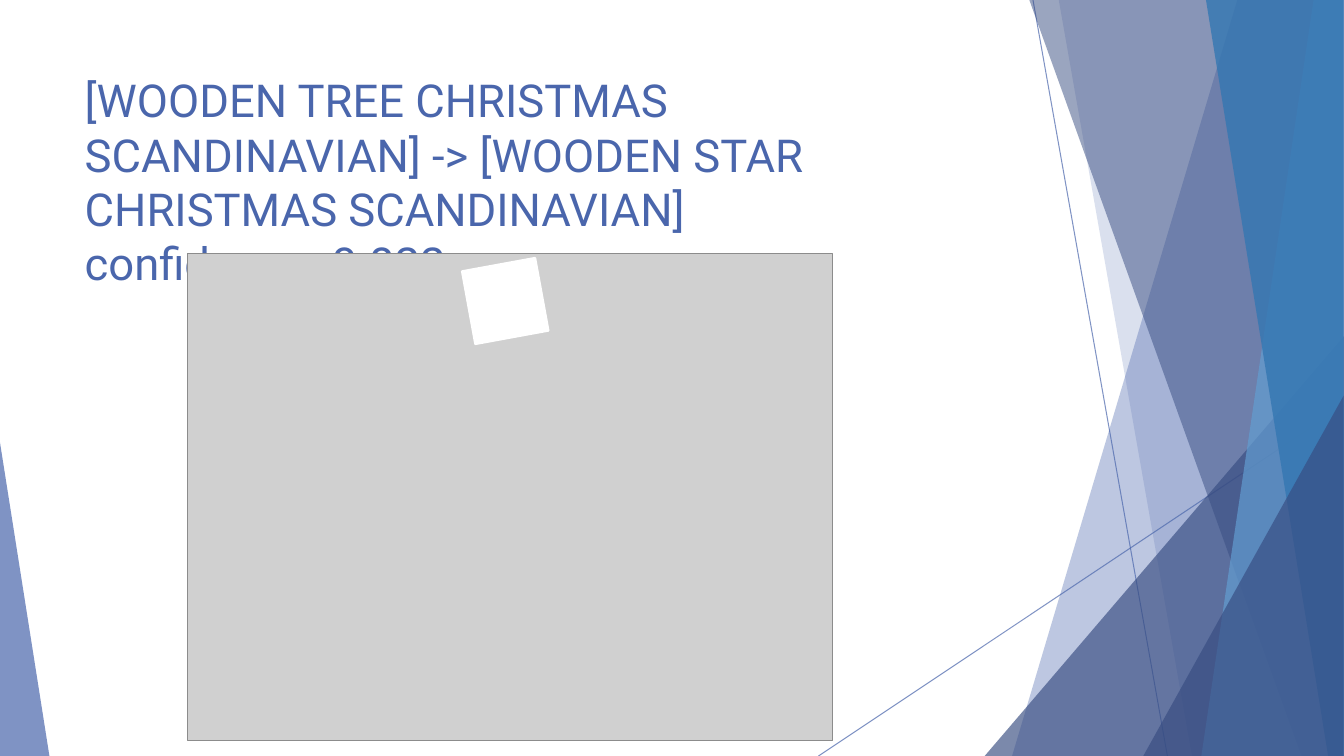
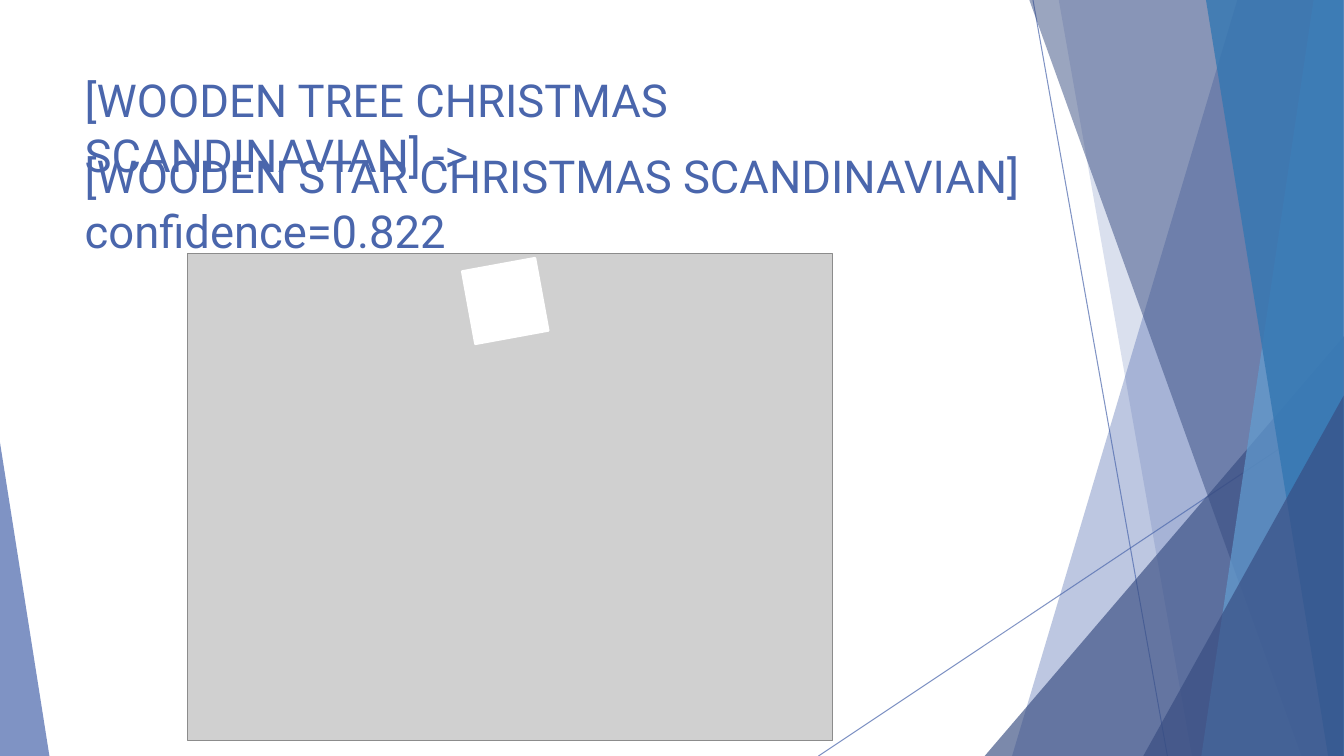
Before and after one commit to ParallelProgramming/Term-Project, a slide deck: slide 16 of Parallel Data Mining.pptx (slide 15 before the commit). Drawn at 1344x756 pixels with LibreOffice and Linux fonts; fonts in the diff are those of the drawing; grey boxes stand for pictures. Boxes give left, top, right and bottom in pixels: in the first picture for what was removed or moved away, otherwise in the second. Text is boxed around its words. In the diff, an @@ line names an element or a change of style, - is before the commit and + after.

```diff
--- a/Parallel Data Mining.pptx
+++ b/Parallel Data Mining.pptx
@@ title at (85,80,667,183): text changed @@
-[WOODEN TREE CHRISTMAS SCANDINAVIAN] -> [WOODEN STAR CHRISTMAS SCANDINAVIAN] confidence=0.822
+[WOODEN TREE CHRISTMAS SCANDINAVIAN] ->
@@ text added at (85,152,1019,259), 32.4 pt, text #4A66AC @@
+[WOODEN STAR CHRISTMAS SCANDINAVIAN]
+confidence=0.822
```
Also in this commit, not shown: 5 other slides changed, 1 slide added.
